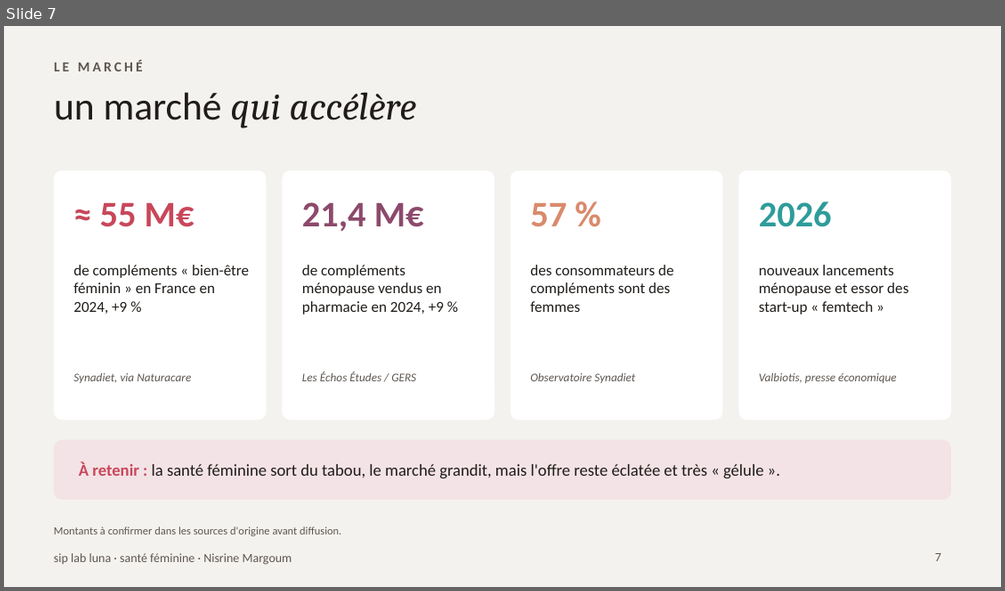
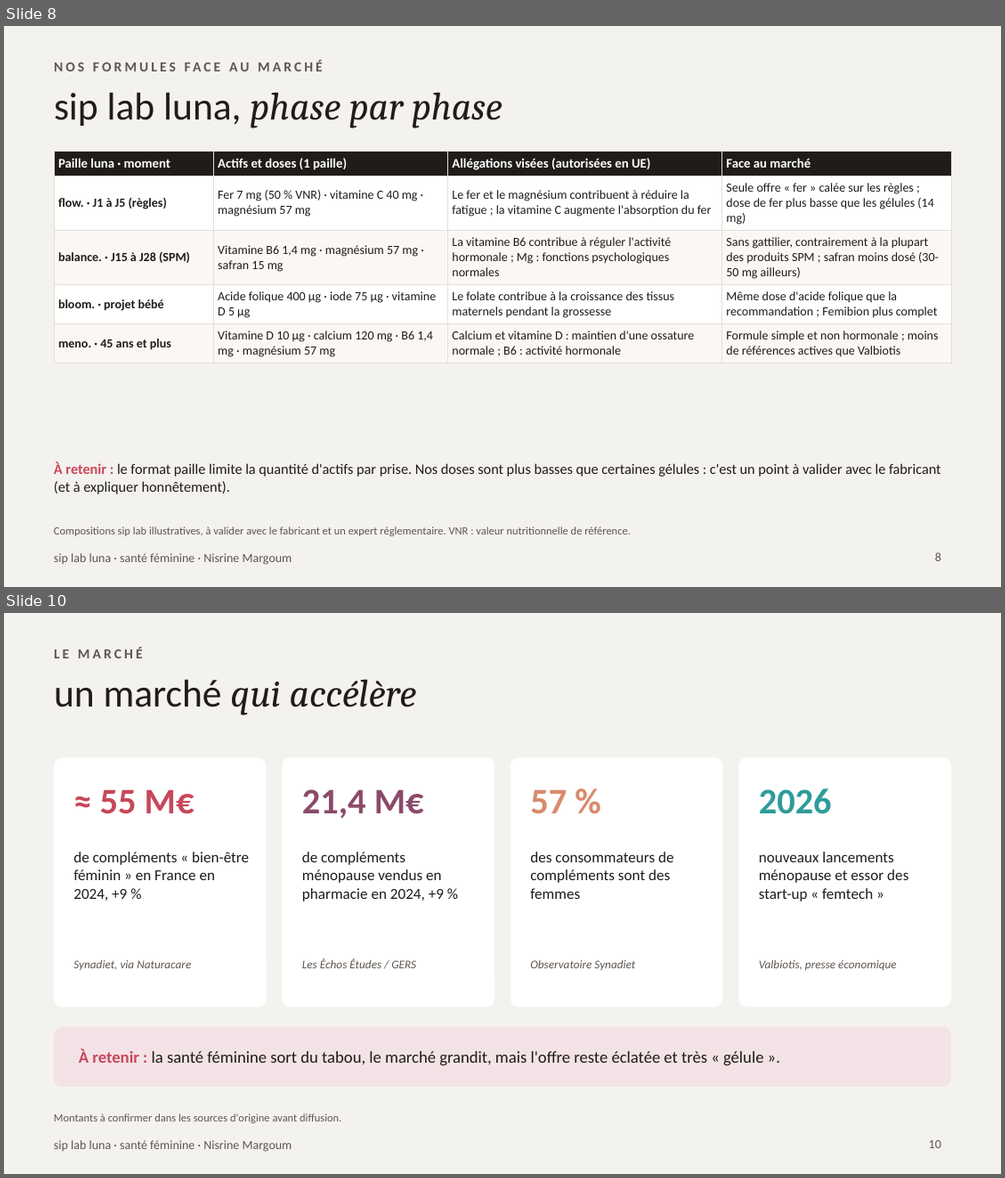
Before and after one commit to nisrine-max/mon-sitee, a slide deck: pitch/siplab-luna-problematique.pptx. Shown one above the other, each under a label of ours: slide 7 before the commit, slides 8 and 10 after it; the slides between them are not shown. The pictures are 1005x591 and 1005x1178 pixels, drawn with LibreOffice and Linux fonts; fonts in the diff are those of the drawing. Boxes give left, top, right and bottom in pixels: in the first picture for what was removed or moved away, otherwise in the second. Text is boxed around its words. In the diff, an @@ line names an element or a change of style, - is before the commit and + after.

```diff
--- a/pitch/siplab-luna-problematique.pptx
+++ b/pitch/siplab-luna-problematique.pptx
@@ slide 8 added at bbox=[4, 26, 1001, 587], background #F4F2EF; not listed: 1 template element that a slide beside it also shows @@
@@ text added at bbox=[229, 62, 249, 71], 10 pt, text #5E5650, bold @@
+NOS FORMULES FACE AU MARCHÉ
@@ title added at bbox=[54, 92, 502, 128], 28 pt, text #1F1C19, italic @@
+sip lab luna, phase par phase
@@ table added at bbox=[54, 151, 951, 361], 5 rows, 4 columns @@
+Paille luna · moment | Actifs et doses (1 paille) | Allégations visées (autorisées en UE) | Face au marché
+flow. · J1 à J5 (règles) | Fer 7 mg (50 % VNR) · vitamine C 40 mg · magnésium 57 mg | Le fer et le magnésium contribuent à réduire la fatigue ; la vitamine C augmente l'absorption du fer | Seule offre « fer » calée sur les règles ; dose de fer plus basse que les gélules (14 mg)
+balance. · J15 à J28 (SPM) | Vitamine B6 1,4 mg · magnésium 57 mg · safran 15 mg | La vitamine B6 contribue à réguler l'activité hormonale ; Mg : fonctions psychologiques normales | Sans gattilier, contrairement à la plupart des produits SPM ; safran moins dosé (30-50 mg ailleurs)
+bloom. · projet bébé | Acide folique 400 µg · iode 75 µg · vitamine D 5 µg | Le folate contribue à la croissance des tissus maternels pendant la grossesse | Même dose d'acide folique que la recommandation ; Femibion plus complet
+meno. · 45 ans et plus | Vitamine D 10 µg · calcium 120 mg · B6 1,4 mg · magnésium 57 mg | Calcium et vitamine D : maintien d'une ossature normale ; B6 : activité hormonale | Formule simple et non hormonale ; moins de références actives que Valbiotis
@@ text added at bbox=[54, 462, 941, 494], 10.5 pt, text #1F1C19 @@
+À retenir : le format paille limite la quantité d'actifs par prise. Nos doses sont plus basses que certaines gélules : c'est un point à valider avec le fabricant (et à expliquer honnêtement).
@@ text added at bbox=[54, 526, 631, 536], 8 pt, text #5E5650 @@
+Compositions sip lab illustratives, à valider avec le fabricant et un expert réglementaire. VNR : valeur nutritionnelle de référence.
@@ page number added at bbox=[935, 552, 941, 561], 9 pt, text #5E5650 @@
+8
@@ what was slide 7 is now slide 10 @@
@@ page number at bbox=[929, 1140, 941, 1148]: text changed @@
-7
+10
```
Also in this commit, not shown: 3 slides changed, 2 other slides added.
